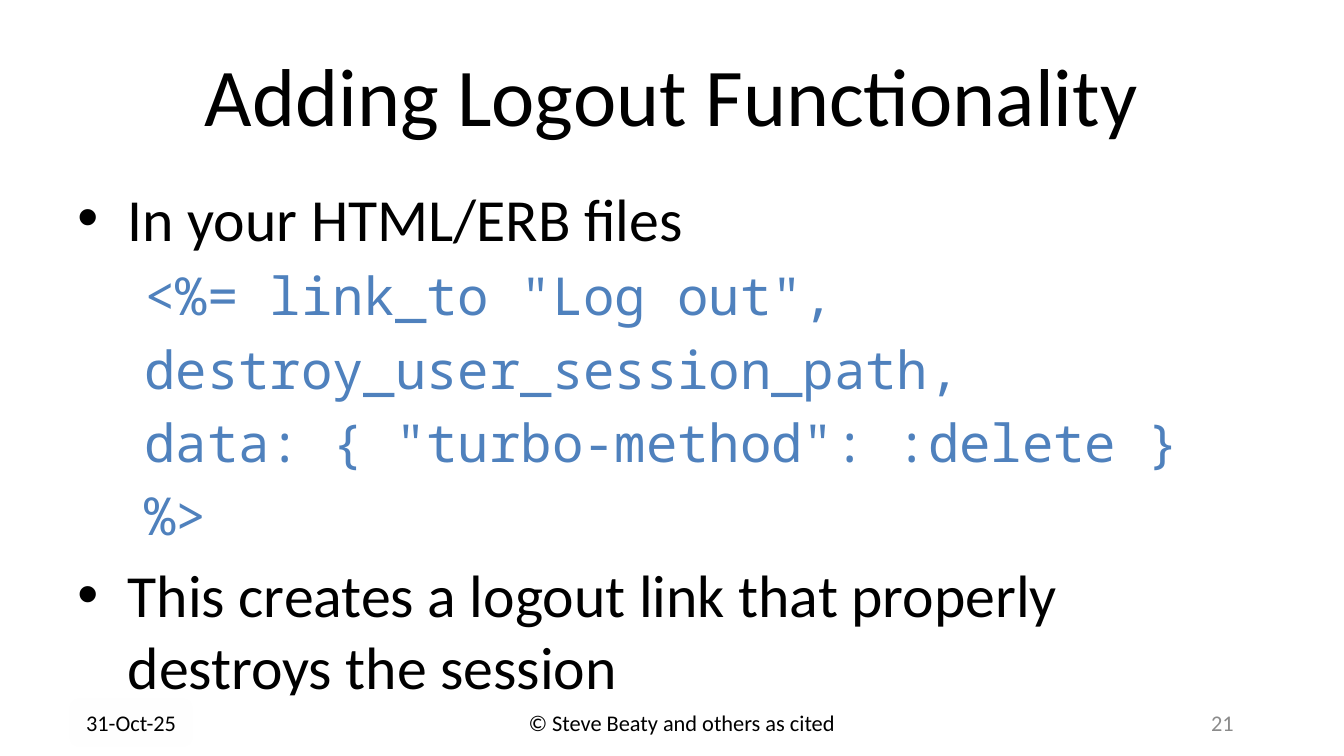
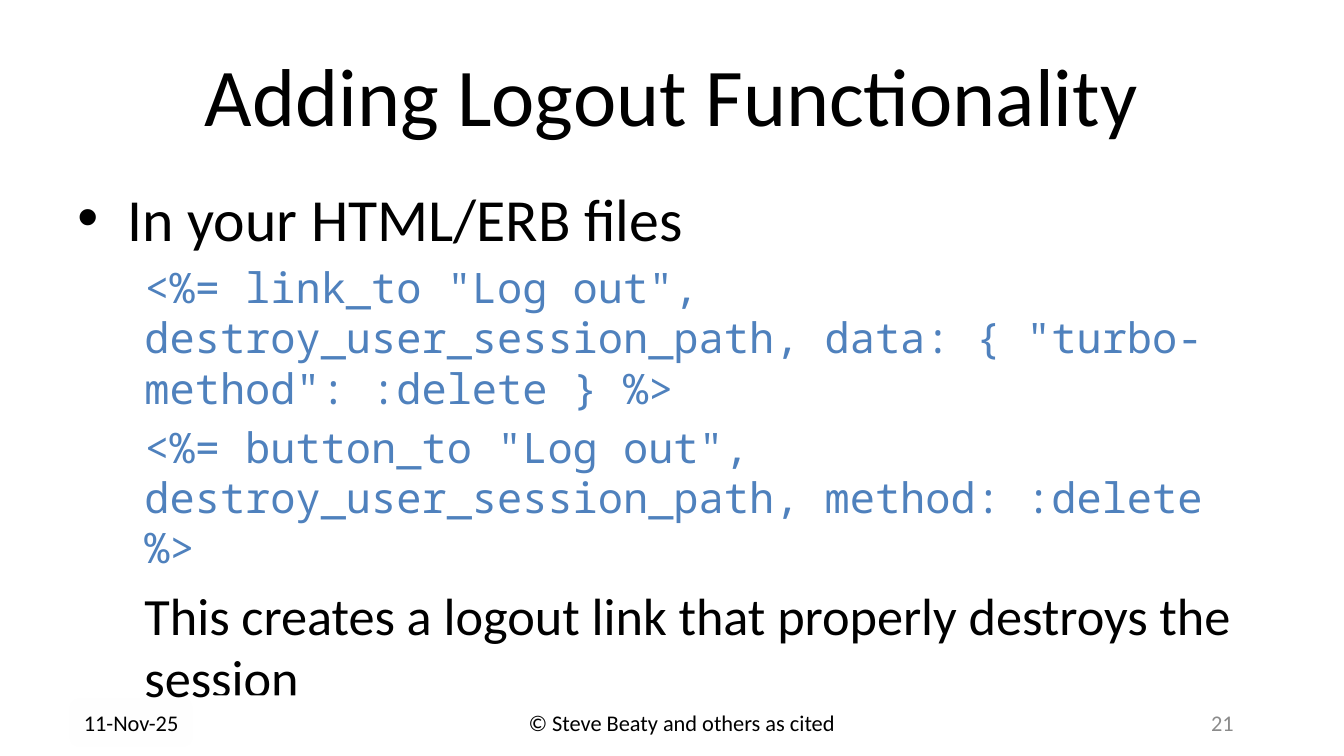
Before and after one commit to drb80/WebAppDev, a slide deck: slide 21 of Slides/Chapter06.pptx. Drawn at 1344x756 pixels with LibreOffice and Linux fonts; fonts in the diff are those of the drawing; background and template pictures are left out. Boxes give left, top, right and bottom in pixels: in the first picture for what was removed or moved away, otherwise in the second. Text is boxed around its words. In the diff, an @@ line names an element or a change of style, - is before the commit and + after.

```diff
--- a/Slides/Chapter06.pptx
+++ b/Slides/Chapter06.pptx
@@ text at box(144, 271, 1202, 524): text changed; size 37.3 to 30 pt @@
-  <%= link_to "Log out",
-  destroy_user_session_path,
-  data: { "turbo-method": :delete }
-  %>
+  <%= link_to "Log out", destroy_user_session_path, data: { "turbo-method": :delete } %>
+  <%= button_to "Log out", destroy_user_session_path, method: :delete %>
@@ text at box(144, 598, 1230, 698): size 42.7 to 37.3 pt in "This creates a logout link that properly ..."; bullet • to none; list level 1 to 2 in "This creates a logout link ..." @@
@@ text at box(84, 716, 179, 731): text changed @@
-31-Oct-25
+11-Nov-25
```
Also in this commit, not shown: 50 other slides changed, 41 slides added.
